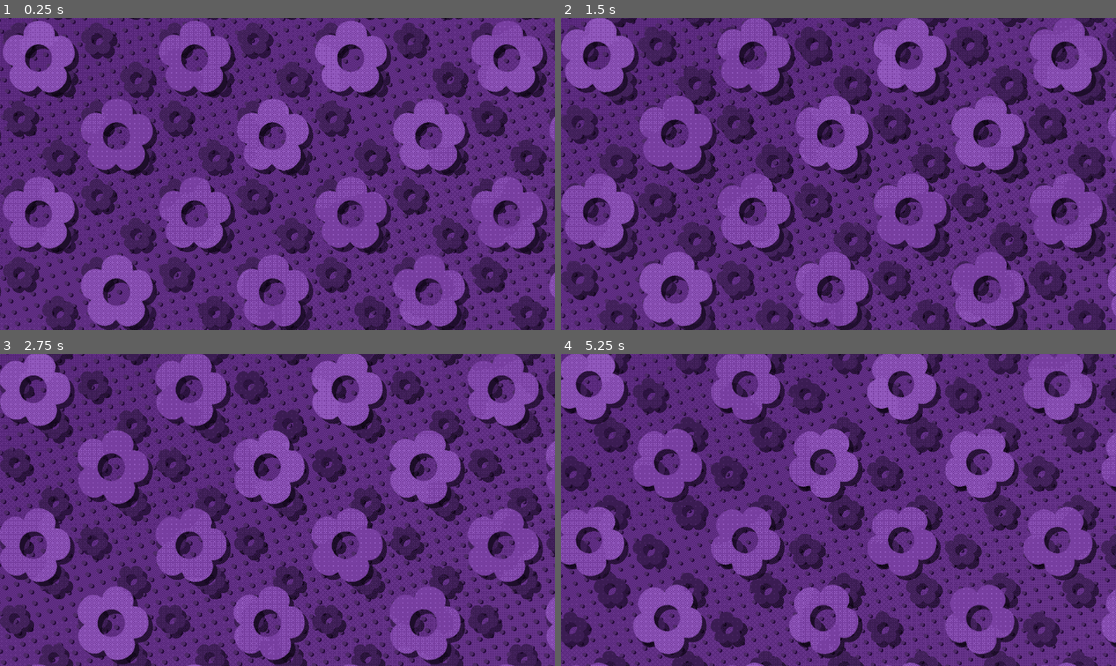
Above: before the commit, frames 1-4 (two rows, left to right).
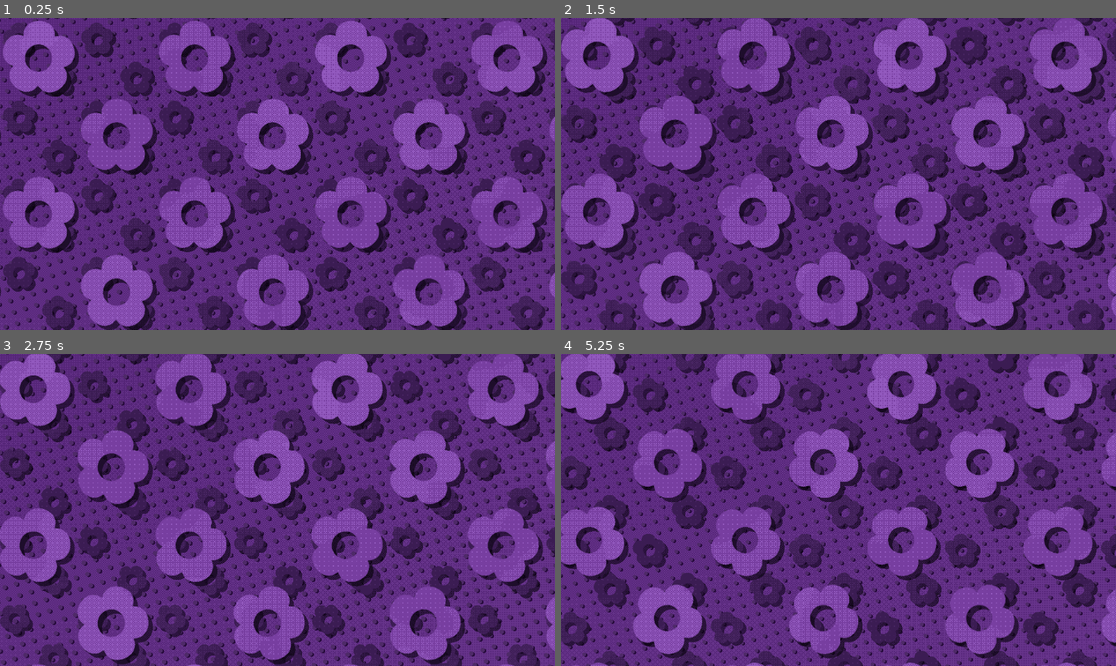
Above: after the commit, the same moments.

Repository: Vivian-Green/stream-background
Game: Godot game, scene res://main.tscn
Same seed, same stepped clock (60 frames per second), same inputs: the game is played once before the commit and once after it.
Inputs:
- Up to frame 1 (0.25 s): no input
- Up to frame 2 (1.5 s): no input
- Up to frame 3 (2.75 s): no input
- Up to frame 4 (5.25 s): no input

The runs differ from the first frame. In frame 1, 2.0% of the frame differs, in the area x 0-100%, y 0-100%; in frame 2, 2.2%; in frame 3, 2.0%; in frame 4, 2.0%.

Commit message:
few more tweaks

Diff:
--- a/main.tscn
+++ b/main.tscn
@@ -50,7 +50,7 @@
 shader_parameter/doDither = true
 shader_parameter/speed = 0.2
 shader_parameter/transOffset = 0.3
-shader_parameter/noiseScale = 0.05
+shader_parameter/noiseScale = 0.3
 shader_parameter/ditherScale = Vector2(4, 4)
 shader_parameter/baseScale = Vector2(8, 8)
 shader_parameter/dir = Vector2(0.25, -0.5)
@@ -61,7 +61,7 @@
 shader_parameter/maxZoomOffset = -0.1
 shader_parameter/pulseFrequency = 0.2
 shader_parameter/ditherMatrix = Projection(0.0625, 0.8125, 0.25, 1, 0.5625, 0.3125, 0.75, 0.5, 0.1875, 0.9375, 0.125, 0.875, 0.6875, 0.4375, 0.625, 0.375)
-shader_parameter/noiseOffsetSpeed = 1.0
+shader_parameter/noiseOffsetSpeed = 0.1
 shader_parameter/noise_tex = SubResource("NoiseTexture2D_h1nne")
 
 [sub_resource type="FastNoiseLite" id="FastNoiseLite_a1mbq"]
@@ -79,7 +79,7 @@
 
 [sub_resource type="ShaderMaterial" id="ShaderMaterial_sgnbu"]
 shader = ExtResource("1_68uck")
-shader_parameter/draw_offset = Vector2(-0.015, -0.015)
+shader_parameter/draw_offset = Vector2(-0.011, -0.011)
 shader_parameter/color1 = Color(0, 0, 0, 1)
 shader_parameter/color2 = Color(0.0537134, 0.0148075, 0.0887038, 1)
 shader_parameter/doDither = true
@@ -96,7 +96,7 @@
 shader_parameter/maxZoomOffset = -0.1
 shader_parameter/pulseFrequency = 0.2
 shader_parameter/ditherMatrix = Projection(0.0625, 0.8125, 0.25, 1, 0.5625, 0.3125, 0.75, 0.5, 0.1875, 0.9375, 0.125, 0.875, 0.6875, 0.4375, 0.625, 0.375)
-shader_parameter/noiseOffsetSpeed = 1.0
+shader_parameter/noiseOffsetSpeed = 0.1
 shader_parameter/noise_tex = SubResource("NoiseTexture2D_iemdg")
 
 [sub_resource type="FastNoiseLite" id="FastNoiseLite_yht7s"]
